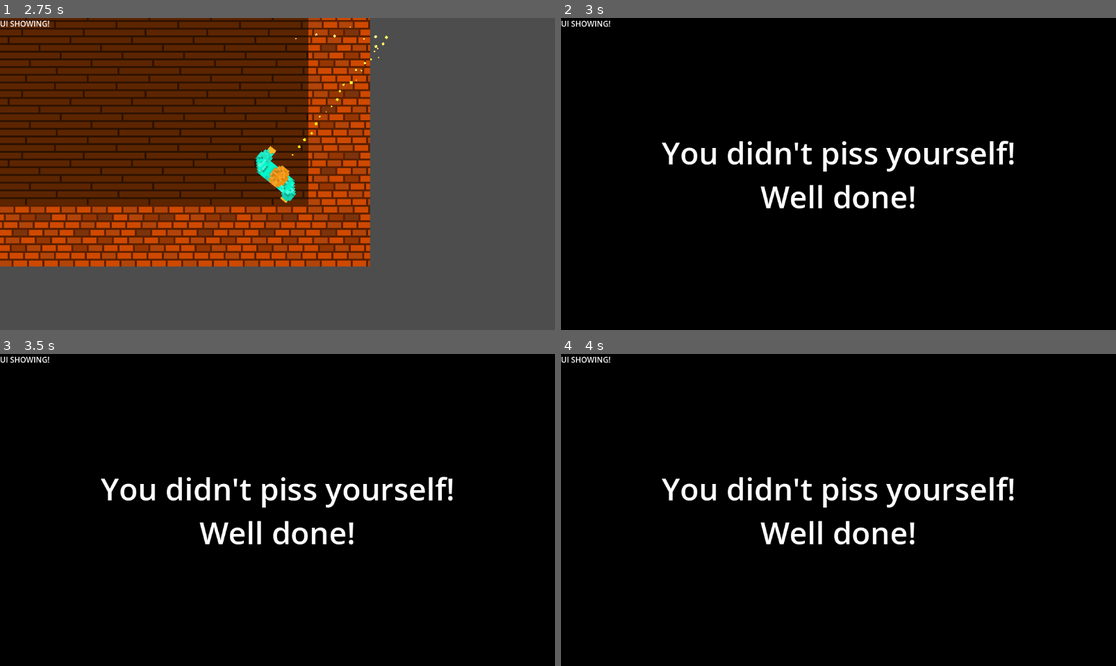
Above: before the commit, frames 1-4 (two rows, left to right).
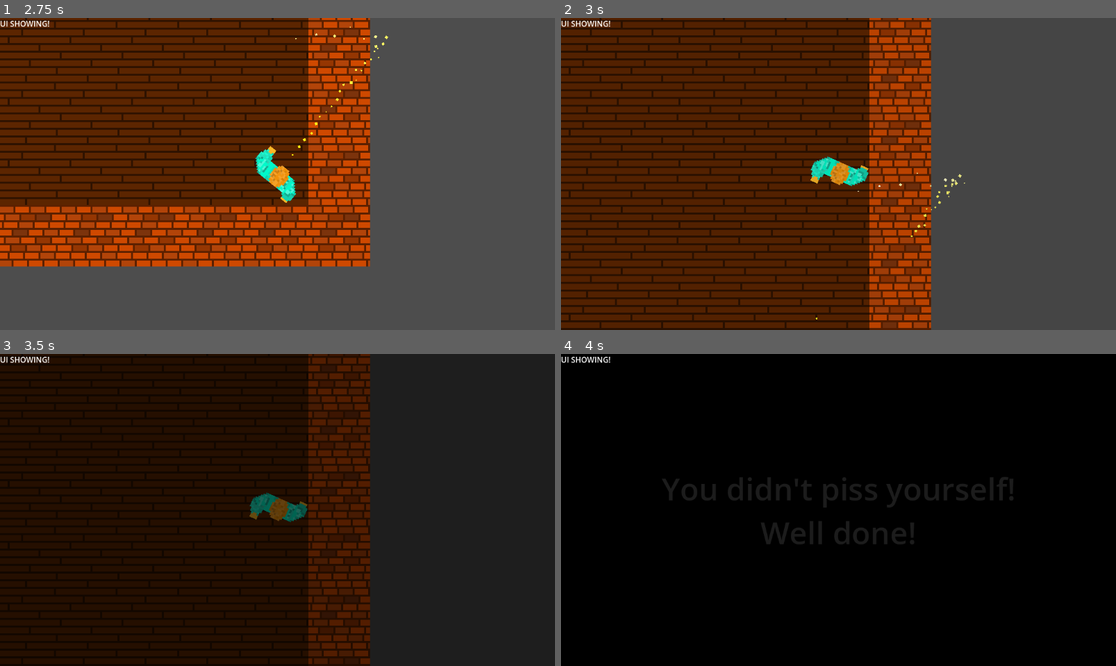
Above: after the commit, the same moments.

Repository: Jibby-Games/PizzaJam11
Game: Godot game, scene res://menu/intro.tscn
Two runs of this game, one before a commit and one after it. Both use one fixed random seed, a clock stepped at 60 frames per second and the inputs below.
Inputs (mouse positions are in pixels of both pictures, inside the frame that each line leads up to):
- Up to frame 1 (2.75 s): move the mouse to (399, 158) at 0.52 s; press the mouse at (399, 158) at 0.53 s; hold D (right) 0.53-1.28 s; move the mouse to (166, 189) at 1.27 s; release the mouse at (166, 189) at 1.28 s; hold S (down) 1.28-2.03 s; click (166, 189) at 1.35 s; move the mouse to (333, 105) at 2.02 s; press the mouse at (333, 105) at 2.03 s; hold D (right) from 2.03 s (still down)
- Up to frame 2 (3 s): move the mouse to (810, 236) at 2.77 s; release D (right) at 2.78 s; release the mouse at (810, 236) at 2.78 s; hold W (up) from 2.78 s (still down); click (810, 236) at 2.85 s
- Up to frame 3 (3.5 s): keep holding W (up)
- Up to frame 4 (4 s): move the mouse to (1005, 556) at 3.52 s; release W (up) at 3.53 s; press the mouse at (1005, 556) at 3.53 s; hold A (left) from 3.53 s (still down)

Frame 1 is identical in both runs. In frame 2, 100% of the frame differs, in the area x 0-100%, y 0-100%; in frame 3, 86%; in frame 4, 2.6%.

Commit message:
feat: add bathroom scene and win animation

Diff:
--- a/levels/bar.tscn
+++ b/levels/bar.tscn
@@ -10,7 +10,7 @@
 tile_set = ExtResource("1_c65sc")
 format = 2
 layer_0/name = "background"
-layer_0/tile_data = PackedInt32Array(-393223, 131072, 0, -39 …(1317 unchanged characters)…  -851988, 0, 0, -786452, 0, 0, -720916, 0, 0, -655380, 0, 0, -589844, 0, 0, -5243 …(5979 unchanged characters)…
+layer_0/tile_data = PackedInt32Array(-393223, 131072, 0, -39 …(1317 unchanged characters)…  -851988, 0, 0, -786452, 0, 0, -720916, 196608, 0, -655380, 0, 0, -589844, 0, 0, -5243 …(5979 unchanged characters)…
 layer_1/name = "objects"
 layer_1/tile_data = PackedInt32Array()
 
@@ -19,9 +19,6 @@
 rotation = -1.56797
 metadata/_edit_group_ = true
 
-[node name="Camera2D" type="Camera2D" parent="TileMap/Player"]
-zoom = Vector2(4, 4)
-
 [node name="Urinal" parent="TileMap" instance=ExtResource("3_umbor")]
 position = Vector2(-592, -304)
 rotation = -1.5708
--- /dev/null
+++ b/levels/bathroom.gd
@@ -0,0 +1,11 @@
+extends Node2D
+
+
+# Called when the node enters the scene tree for the first time.
+func _ready() -> void:
+	pass # Replace with function body.
+
+
+# Called every frame. 'delta' is the elapsed time since the previous frame.
+func _process(delta: float) -> void:
+	pass
--- /dev/null
+++ b/levels/bathroom.tscn
@@ -0,0 +1,27 @@
+[gd_scene load_steps=5 format=3 uid="uid://b82exjq3jokox"]
+
+[ext_resource type="TileSet" uid="uid://d3jvv1lwq2d2n" path="res://levels/tileset.tres" id="1_43cl4"]
+[ext_resource type="Script" path="res://levels/bathroom.gd" id="1_cvxkx"]
+[ext_resource type="PackedScene" uid="uid://qelvutlfkss6" path="res://objects/urinal.tscn" id="2_s5gro"]
+[ext_resource type="PackedScene" uid="uid://bhx1yxdibm2j7" path="res://player/player.tscn" id="3_aexux"]
+
+[node name="Bathroom" type="Node2D"]
+script = ExtResource("1_cvxkx")
+
+[node name="TileMap" type="TileMap" parent="."]
+tile_set = ExtResource("1_43cl4")
+format = 2
+layer_0/tile_data = PackedInt32Array(65537, 131072, 0, 1, 131072, 0, -65535, 131072, 0, 131071, 131072, 0, 65535, 131072, 0, -1, 131072, 0, -65536, 131072, 0, 0, 131072, 0, 65536, 131072, 0, 65538, 131072, 0, 2, 131072, 0, -65534, 131072, 0, -65533, 131072, 0, 3, 131072, 0, 65539, 131072, 0, 65540, 131072, 0, 4, 131072, 0, -65532, 131072, 0, -65531, 131072, 0, 5, 131072, 0, 65541, 131072, 0, -65538, 0, 0, -2, 0, 0, 65534, 0, 0, 131070, 0, 0, 196606, 0, 0, 196607, 0, 0, 131072, 0, 0, 131073, 0, 0, 131074, 0, 0, 131075, 0, 0, 131076, 0, 0, 131077, 0, 0, 131078, 0, 0, 65542, 0, 0, 6, 196608, 0, -65530, 0, 0, -131066, 0, 0, -131067, 0, 0, -131068, 0, 0, -131069, 0, 0, -131070, 0, 0, -131071, 0, 0, -131072, 0, 0, -65537, 0, 0)
+
+[node name="Urinal" parent="TileMap" instance=ExtResource("2_s5gro")]
+position = Vector2(48, -16)
+
+[node name="Urinal2" parent="TileMap" instance=ExtResource("2_s5gro")]
+position = Vector2(80, -16)
+
+[node name="Urinal3" parent="TileMap" instance=ExtResource("2_s5gro")]
+position = Vector2(112, -16)
+
+[node name="Player" parent="." instance=ExtResource("3_aexux")]
+position = Vector2(176, 16)
+rotation = 3.14159
--- a/ui/ui.gd
+++ b/ui/ui.gd
@@ -10,4 +10,4 @@
 
 
 func show_win() -> void:
-	$WinScreen.show()
+	$WinScreen/AnimationPlayer.play("win")
--- a/ui/ui.tscn
+++ b/ui/ui.tscn
@@ -9,6 +9,45 @@
 [sub_resource type="LabelSettings" id="LabelSettings_qqwd6"]
 font = SubResource("SystemFont_fv4x8")
 font_size = 64
+
+[sub_resource type="Animation" id="Animation_2wdyo"]
+length = 0.001
+tracks/0/type = "value"
+tracks/0/imported = false
+tracks/0/enabled = true
+tracks/0/path = NodePath(".:modulate")
+tracks/0/interp = 1
+tracks/0/loop_wrap = true
+tracks/0/keys = {
+"times": PackedFloat32Array(0),
+"transitions": PackedFloat32Array(1),
+"update": 0,
+"values": [Color(1, 1, 1, 1)]
+}
+tracks/1/type = "value"
+tracks/1/imported = false
+tracks/1/enabled = true
+tracks/1/path = NodePath(".:visible")
+tracks/1/interp = 1
+tracks/1/loop_wrap = true
+tracks/1/keys = {
+"times": PackedFloat32Array(0),
+"transitions": PackedFloat32Array(1),
+"update": 1,
+"values": [true]
+}
+tracks/2/type = "value"
+tracks/2/imported = false
+tracks/2/enabled = true
+tracks/2/path = NodePath("Label:modulate")
+tracks/2/interp = 1
+tracks/2/loop_wrap = true
+tracks/2/keys = {
+"times": PackedFloat32Array(0),
+"transitions": PackedFloat32Array(1),
+"update": 0,
+"values": [Color(1, 1, 1, 1)]
+}
 
 [sub_resource type="Animation" id="Animation_wmh1e"]
 resource_name = "win"
@@ -48,45 +87,6 @@
 "transitions": PackedFloat32Array(1, 1),
 "update": 0,
 "values": [Color(1, 1, 1, 0), Color(1, 1, 1, 1)]
-}
-
-[sub_resource type="Animation" id="Animation_2wdyo"]
-length = 0.001
-tracks/0/type = "value"
-tracks/0/imported = false
-tracks/0/enabled = true
-tracks/0/path = NodePath(".:modulate")
-tracks/0/interp = 1
-tracks/0/loop_wrap = true
-tracks/0/keys = {
-"times": PackedFloat32Array(0),
-"transitions": PackedFloat32Array(1),
-"update": 0,
-"values": [Color(1, 1, 1, 1)]
-}
-tracks/1/type = "value"
-tracks/1/imported = false
-tracks/1/enabled = true
-tracks/1/path = NodePath(".:visible")
-tracks/1/interp = 1
-tracks/1/loop_wrap = true
-tracks/1/keys = {
-"times": PackedFloat32Array(0),
-"transitions": PackedFloat32Array(1),
-"update": 1,
-"values": [true]
-}
-tracks/2/type = "value"
-tracks/2/imported = false
-tracks/2/enabled = true
-tracks/2/path = NodePath("Label:modulate")
-tracks/2/interp = 1
-tracks/2/loop_wrap = true
-tracks/2/keys = {
-"times": PackedFloat32Array(0),
-"transitions": PackedFloat32Array(1),
-"update": 0,
-"values": [Color(1, 1, 1, 1)]
 }
 
 [sub_resource type="AnimationLibrary" id="AnimationLibrary_oadq7"]
Not shown: 1 places in levels/bar.tscn that only renumber resources
Not shown: 1 places in levels/tileset.tres that only renumber resources
